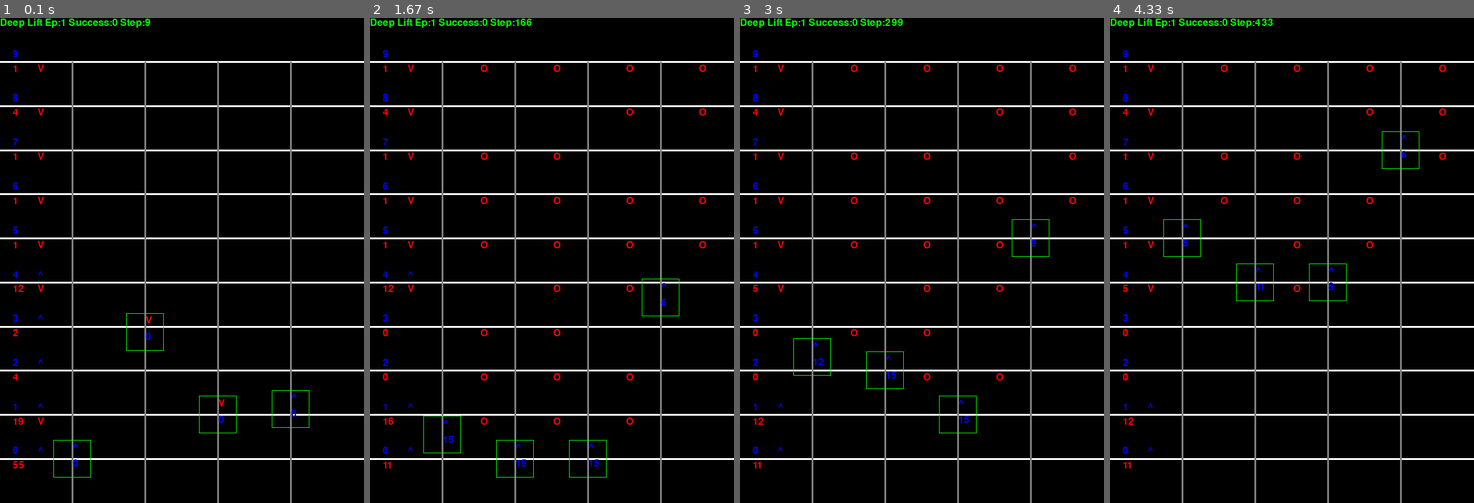
Above: before the commit, frames 1-4 (left to right).
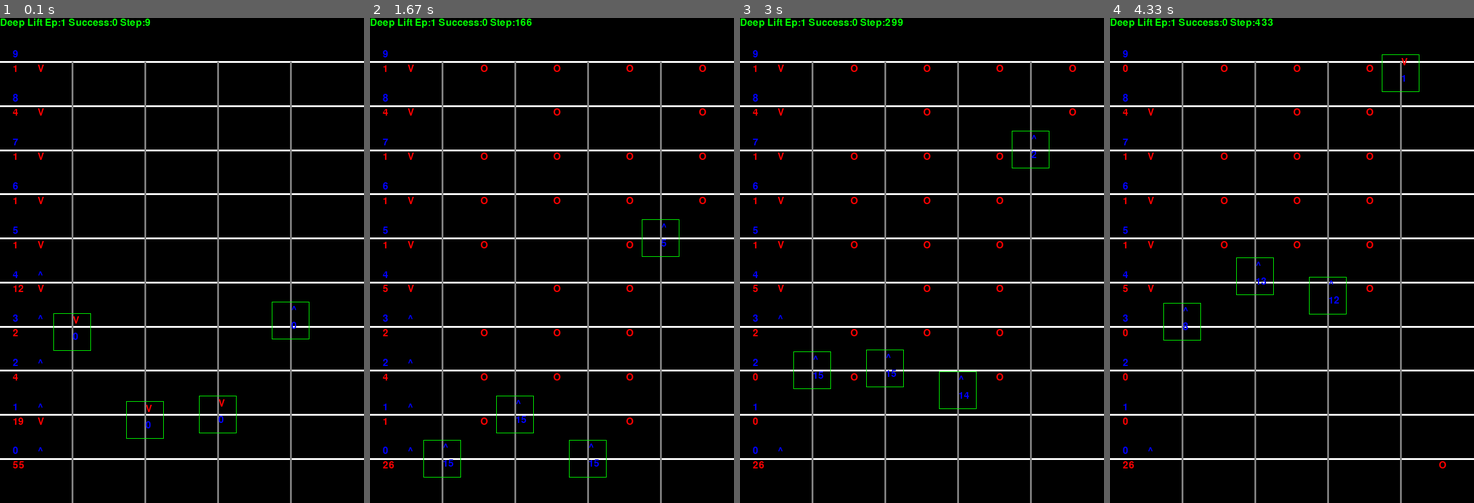
Above: after the commit, the same moments.

Repository: deep-lift/lift-env-pygame
Game: pygame game, started from env_main.py
Two runs of this game, one before a commit and one after it. Both use one fixed random seed, a clock stepped at 60 frames per second and the inputs below.
Inputs:
- Up to frame 1 (0.1 s): no input
- Up to frame 2 (1.67 s): no input
- Up to frame 3 (3 s): no input
- Up to frame 4 (4.33 s): no input

The runs differ from the first frame. In frame 1, 0.5% of the frame differs, in the area x 14-85%, y 58-95%; in frame 2, 0.7%; in frame 3, 0.7%; in frame 4, 0.8%, in the area x 3-93%, y 7-93%.

Commit message:
open ai gym 인터페이스 작업중

Diff:
--- a/building.py
+++ b/building.py
@@ -6,6 +6,7 @@
 from fsm import *
 from render import *
 from argslist import *
+from observation import *
 
 
 class Lift(object):
@@ -24,6 +25,8 @@
         self.pos = Vector3(0, 0, 0)
         self.passengers = []
         self.move = MoveState.STOP
+
+
 
         self.act_fsm.add_transition(State.Ready, Event.Call, State.Accelate)
         self.act_fsm.add_transition(State.Ready, Event.DoorOpenRequest, State.DoorOpening)
@@ -57,26 +60,134 @@
         self.elevatorAction[State.Accelate] = self.act_accelate          # 이동에 대한 가속상태
         self.elevatorAction[State.Turn] = self.act_turn
 
-    def init(self, no: int, start_floor: int):
+        self.state = observation()
+
+
+        self.verticals = []
+
+    def reset(self,start_floor: int):
         self.curr_floor = start_floor
-        self.pos.x = LIFT_WIDTH*(no+1)
+        self.pos.x = LIFT_WIDTH*(self.car_no+1)
         self.pos.y = self.height * (start_floor + 1)
         self.move = MoveState.STOP
         self.passengers.clear()
         self.reqState = State.End
         self.reqfloor = -1
         self.reqTime  = 0
-        self.requestDecision = False
+        self.reward =0
+        self.req_decision = True
         self.cool_time = 0
         self.reqdecision_floor = -1
         self.next_transition_time =0
         self.next_event = State.End
         self.req_floor = {MoveState.STOP:-1, MoveState.DOWN:-1, MoveState.UP:-1}
-        self.verticals = []
+        self.action = MoveState.STOP
+        self.done = False
+        self.state.reset()
+
+
 
         for i in range(self._building._env.floors):
-            vline = VerticalLine(self.scr, self._building._env, i, self.pos.x)
-            self.verticals.append(vline)
+
+            if i>=len(self.verticals):
+                v = VerticalLine(self.scr, self._building._env, i, self.pos.x)
+                self.verticals.append(v)
+            else:
+                self.verticals[i].reset()
+
+
+    def make_state(self,state:observation):
+        state.add(self._building.rest_passenger)
+
+        for f in self._building.floors:
+            state.add(len(f.passengers))
+
+            state.add(f.is_call(MoveState.DOWN))
+            state.add(f.is_call(MoveState.UP))
+
+
+        floor,next_floor = self.get_nextfloor()
+        state.add(floor)
+        state.add(next_floor)
+        state.add(self.move.value)
+        state.add(self.act_fsm.curr_state)
+        state.add(len(self.passengers))
+
+        for v in self.verticals:
+            state.add(v.on)
+
+    def collect_obs(self):
+
+        for lift in self._building.lifts:
+            lift.make_state(self.state)
+
+        return self.state.obsvector
+
+
+    def decision_action(self,action:int):
+
+        if self.req_decision != True:
+            return
+
+
+        self.reward = 0
+        self.req_decision = False
+
+        floor,next_floor = self.chk_floor()
+
+        f = self._building.floors[action]
+
+
+        if action == MoveState.Stop:
+            if self.act_fsm.curr_state == State.Ready:
+                while len(f.passengers)>0:
+                    dir = random.uniform(0,2)
+                if f.is_call(dir):
+                    self.act_fsm(Event.DoorOpenRequest)
+                    self.set_direction(dir)
+                    return
+
+
+        elif action == MoveState.DOWN: #// 현재 이동중 방향과 다르게 왔을 경우..
+            if floor == 0:
+                return
+
+            if self.move != action:
+
+                if floor != 0 and len(self.passengers)>0 and self.move != MoveState.Stop:
+                    return
+
+                if len(self.passengers)>0:
+                    return
+
+                elif self.curr_speed >0:
+                    self.act_fsm.transition(Event.DecelerateStart)
+                    return
+
+
+                self.set_direction(action)
+                self.act_fsm(Event.Call)
+        else:
+
+            if floor == self._building._env.floors -1:
+                return
+
+            if self.move != action:
+
+
+                if floor != self._building._env.floors-1 and len(self.passengers)>0 and self.move != MoveState.Stop:
+                    return
+
+                if len(self.passengers)>0:
+                    return
+                elif self.curr_speed >0:
+                    self.act_fsm.transition(Event.DecelerateStart)
+                    return
+
+                self.set_direction(action)
+                self.act_fsm(Event.Call)
+
+
 
     def is_enterable(self):
         return True
@@ -204,13 +315,13 @@
             if self.reqState == self.act_fsm.curr_state and self.reqfloor == floor:
                 return
 
-        self.RequestDecision()
+
 
         # todo : 여기 맞는건가?!!
         self.reqState = self.act_fsm.get_current_state()
         self.reqdecision_floor = floor
         self.reqTime = self._building.play_time
-        self.requestDecision = True
+        self.req_decision = True
 
 
     def act_ready(self): #아무것도 안하고 대기..
@@ -272,7 +383,7 @@
         if self.verticals[floor].on or f.is_call(self.move):
             self.act_fsm.transition(Event.DoorOpenRequest)
 
-        elif len(self.passengers)==0 and len(f.passenger_list)>0 :
+        elif len(self.passengers)==0 and len(f.passengers)>0 :
 
             if self.move == MoveState.DOWN:
                 self.move = MoveState.UP
@@ -281,7 +392,7 @@
 
             self.act_fsm.transition(Event.DoorOpenRequest)
 
-        elif len(self.passengers) == 0 and len(f.passenger_list)==0:
+        elif len(self.passengers) == 0 and len(f.passengers)==0:
             self.act_fsm.transition(Event.EmptyPassenger)
 
         else:
@@ -331,9 +442,9 @@
     def take_lift(self,floor:int):
         f = self._building.floors[floor]
         idx = 0
-        while idx <len(f.passenger_list):
-            if self.take_passenger(f.passenger_list[idx]) == True:
-                del f.passenger_list[idx]
+        while idx <len(f.passengers):
+            if self.take_passenger(f.passengers[idx]) == True:
+                del f.passengers[idx]
             else:
                 idx+=1
 
@@ -476,9 +587,9 @@
         self.episode = 0
         self.is_done = False
 
-        for i in range(0, env_.elevator_count):
-            c = Lift(self.scr, i, self)
-            self.lifts.append(c)
+        #for i in range(0, env_.elevator_count):
+        #    c = Lift(self.scr, i, self)
+        #    self.lifts.append(c)
 
         self.rest_passenger = self._env.passenger
         self.dest_passenger = 0
@@ -494,20 +605,24 @@
         dist = SCREEN_WIDTH / (self._env.elevator_count + 1)
         rest = self._env.elevator_count % 2
         mok = self._env.elevator_count / 2
-
+        self.reset()
+
+
+
+    def reset(self):
         for i in range(self._env.elevator_count):
             if i >= len(self.lifts):
-                car = Lift(self)
+                car = Lift(self.scr, i, self)
                 self.lifts.append(car)
-            self.lifts[i].pos.x = dist * (i+1)
-            self.lifts[i].init(i, random.randint(0, 3))
+
+            self.lifts[i].reset(random.randint(0, 3))
 
         for i in range(self._env.floors):
             if i >= len(self.floors):
                 f = Floor(self.scr, self, i)
                 self.floors.append(f)
             else:
-                self.floors[i].init(i)
+                self.floors[i].reset()
 
             if len(self.call_reqreserve) <= i:
                 self.call_reqreserve.append([-1,-1])
@@ -516,6 +631,37 @@
 
         self.step = 0
         self.is_done = False
+        self.play_time = 0
+
+    def get_state(self):
+        obs_list = []
+
+        for lift in self.lifts:
+            obs_list.append(lift.collect_obs())
+
+        return obs_list;
+
+    def env_info(self):
+
+        stats = []
+        rewards = []
+        dones = []
+        for lift in self.lifts:
+
+            if lift.req_decision or self.is_done:
+                lift.collect_obs()
+                stats.append(lift.state.obsvector)
+                rewards.append(lift.reward)
+                dones.append(self.is_done)
+            else:
+                stats.append([])
+                rewards.append(0)
+                dones.append(False)
+
+
+        return stats,rewards,dones
+
+
 
     def simulation_passenger(self):
         # 해당 step에서 지금 현재 운반중인 승객들이 총 승객의 수의 30% 이상 출연해 있는 상태면 더 만들진 말자
@@ -595,15 +741,49 @@
         return False
 
     def update_step(self):
-        self.play_time += 0.1  # todo : 단위가 궁금!
-
-        if self.step >= self._env.maxstep:
+        self.play_time += self._env.fixedTime # todo : 단위가 궁금!
+
+        if self.step >= self._env.maxstep or self.is_success():
             self.is_done = True
-            return
+
 
         self.simulation_passenger()
         self.update_lift()
         self.step += 1
+
+        if self._env.heuristic:
+            return [],[],[]
+
+
+        return self.env_info()
+
+
+    def is_success(self):
+
+        if self.rest_passenger >0:
+            return False
+
+        for lift in self.lifts:
+            if len(lift.passengers) >0:
+                return False
+
+        for floor in self.floors:
+            if len(floor.passengers) >0:
+                return False
+
+        return True
+
+
+
+    def decision_actions(self,actions:list):
+
+        no:int =0
+        for action in actions:
+            self.lifts[no].decision_action(action)
+            no = no+1
+
+
+
 
     def render(self):
 
@@ -624,23 +804,27 @@
         self.scr = scr
         self.floor_no = 0
         self._building = b
-        self.passenger_list = []
+        self.passengers = []
 
 
     def __init__(self, scr, b: Building, no: int):
         self.scr = scr
         self.floor_no = no
         self._building = b
-        self.passenger_list = []
-        self.init(no)
-
-    def init(self, f: int):
+        self.passengers = []
+        self.pos = Vector3(0, 0, 0)
+        self.pos.y = self._building._env.height * (no + 1)
+        self.reset()
+
+    def reset(self):
         self.up_call: bool = False
         self.down_call: bool = False
-        self.pos = Vector3(0, 0, 0)
-        self.pos.y = self._building._env.height * (f + 1)
-        self.passenger_list.clear()
+
+        self.passengers.clear()
         self.checkTime = self._building.play_time
+
+
+
 
 
     def is_call(self, direction: MoveState):
@@ -671,7 +855,7 @@
     def chk_call_button(self):
         self.up_call = False
         self.down_call = False
-        for p in self.passenger_list:
+        for p in self.passengers:
             if p.dest_floor > self.floor_no:
                 self.up_call = True
             else:
@@ -691,15 +875,15 @@
                 if p.dest_floor != self.floor_no:
                     dest_list.append(p)
                     break
-            self.passenger_list.append(p)
+            self.passengers.append(p)
         self.chk_call_button()
         return dest_list
 
     def take_passenger(self, lift: Lift):
         idx = 0
-        while idx < len(self.passenger_list):
-            if lift.take_passenger(self.passenger_list[idx]):
-                self.passenger_list.remove(idx)
+        while idx < len(self.passengers):
+            if lift.take_passenger(self.passengers[idx]):
+                self.passengers.remove(idx)
             else:
                 ++idx
 
@@ -712,7 +896,7 @@
         pg.draw.line(self.scr, WHITE, [x, y], [SCREEN_WIDTH, y], 3)
 
         DrawText(self.scr, x + METER_PER_PIXEL, y - METER_PER_PIXEL, str(self.floor_no), BLUE)
-        DrawText(self.scr, x + METER_PER_PIXEL, y + 3, str(len(self.passenger_list)), RED)
+        DrawText(self.scr, x + METER_PER_PIXEL, y + 3, str(len(self.passengers)), RED)
 
         if self.up_call:
             DrawText(self.scr, x + METER_PER_PIXEL * 3, y - METER_PER_PIXEL, '^', BLUE)
@@ -727,9 +911,9 @@
         self.env = env
         self.floor = floor
         self.pos = Vector3(x, (floor + 1) * self.env.height, 0)
-        self.on = False
-
-    def init(self):
+        self.reset()
+
+    def reset(self):
         self.on = False
 
     def set(self, on: bool):
--- a/elevator.py
+++ b/elevator.py
@@ -18,6 +18,7 @@
 
 import building
 from render import *
+
 
 
 class ElevatorEnv:
@@ -57,6 +58,31 @@
         pg.display.update()
 
 
+    def step(self,actions:list):
+        for event in pg.event.get():
+            if event.type == pg.QUIT:
+                sys.exit()
+
+        self.clock.tick(100)
+        self.bd.decision_actions(actions)
+        states,rewards,dones = self.bd.update_step()
+        self.bd.render()
+        pg.display.update()
+        return states,rewards,dones
+
+
+    def reset(self):
+        self.bd.reset()
+
+        return  self.bd.env_info()
+
+
+
+
+
+
+
+
 if __name__ == '__main__':
     print(ElevatorEnv.fixedTime)
     print(MoveState.STOP)
--- a/env_main.py
+++ b/env_main.py
@@ -4,8 +4,10 @@
 def main():
     env = elevator.ElevatorEnv(SCREEN_WIDTH,SCREEN_HEIGHT)
 
+    stats,rewards,dones = env.reset()
+
     while not env.bd.is_done:
-        env.step()
+        env.step([])
     print("Elevator main loop is ended.")
 
 
--- /dev/null
+++ b/observation.py
@@ -0,0 +1,27 @@
+
+from render import *
+
+
+class observation(object):
+
+    def __init__(self):
+        self.obsvector = []
+
+    def reset(self):
+        self.obsvector.clear()
+
+
+    def add(self,value):
+        self.obsvector.append(float(value));
+
+    def add(self,vec:Vector3):
+        self.obsvector.append(float(vec.x))
+        self.obsvector.append(float(vec.y))
+        self.obsvector.append(float(vec.z))
+
+    def add(self,b:bool):
+
+        if b:
+            self.obsvector.append(1)
+        else:
+            self.obsvector.append(0)
Not shown, changed: elevator.pyproj
